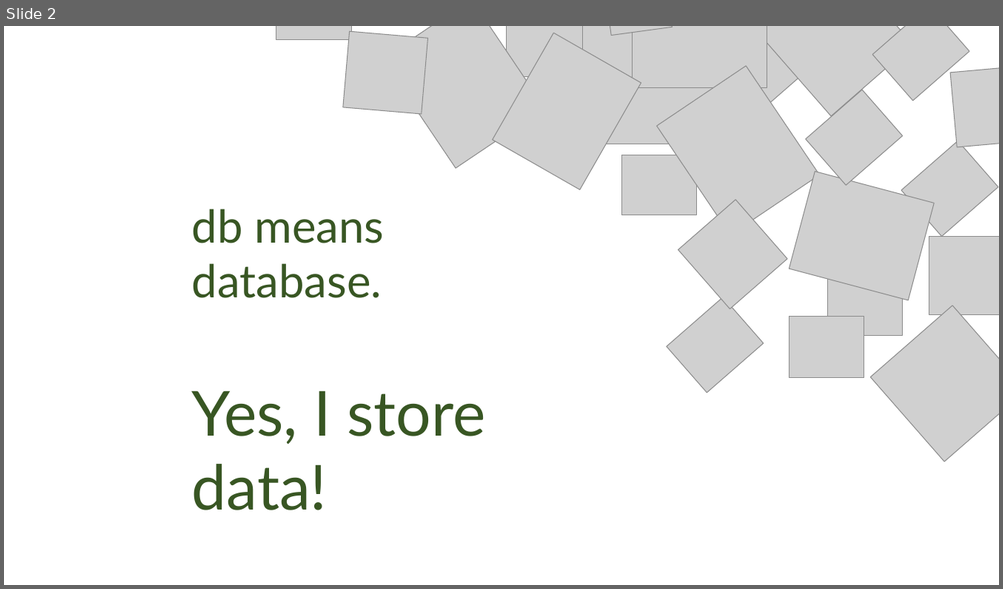
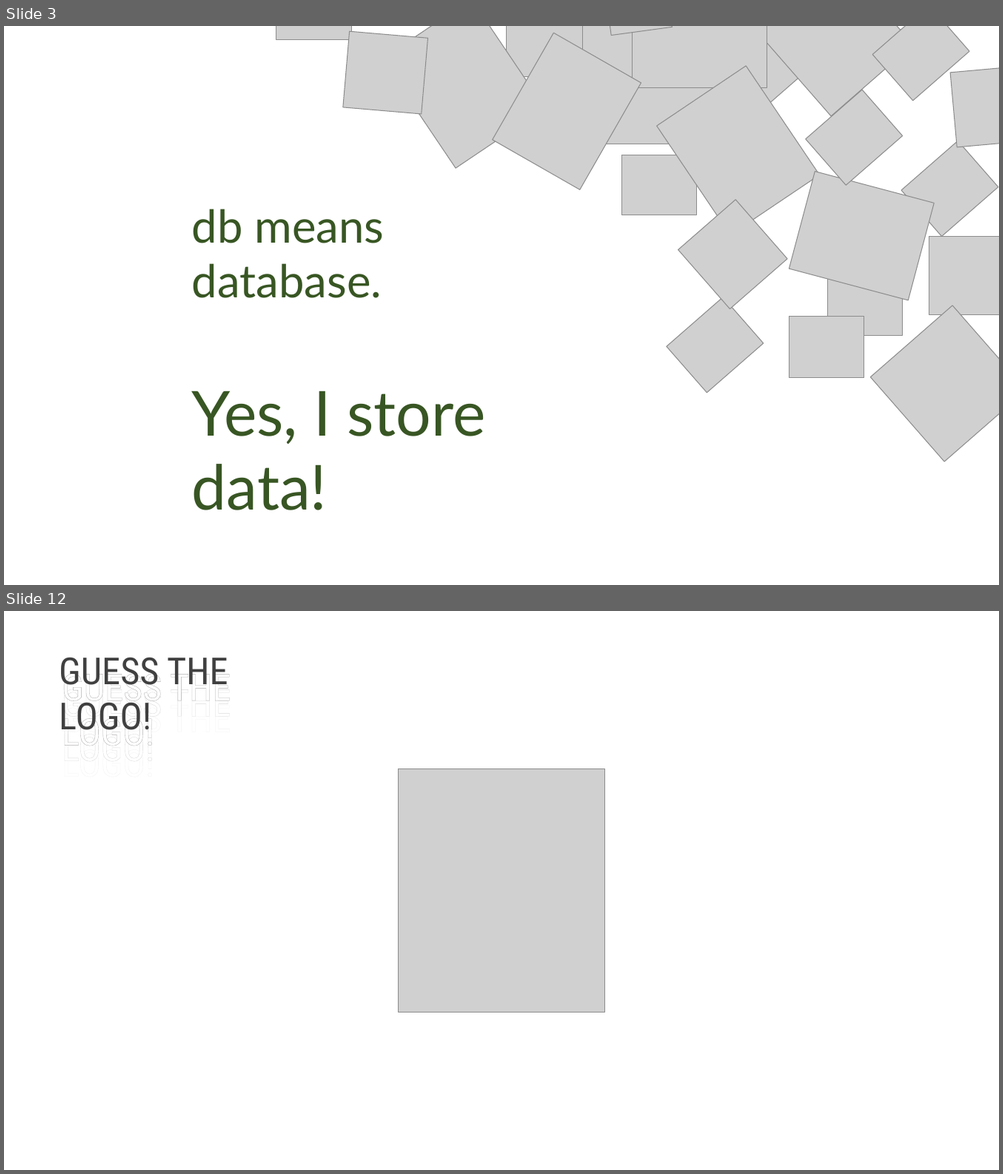
Before and after one commit to Lettush/OCC-MERN-Training, a slide deck: Leonida, Althani Miguel/Learning Materials/MongoDB.pptx. Shown one above the other, each under a label of ours: slide 2 before the commit, slides 3 and 12 after it; the slides between them are not shown. The pictures are 1003x589 and 1003x1174 pixels, drawn with LibreOffice and Linux fonts; fonts in the diff are those of the drawing; grey boxes stand for pictures; background and template pictures are left out. Boxes give left, top, right and bottom in pixels: in the first picture for what was removed or moved away, otherwise in the second. Text is boxed around its words. In the diff, an @@ line names an element or a change of style, - is before the commit and + after.

```diff
--- a/Leonida, Althani Miguel/Learning Materials/MongoDB.pptx
+++ b/Leonida, Althani Miguel/Learning Materials/MongoDB.pptx
@@ slide 12 added at bbox=[4, 611, 999, 1170], background #FFFFFF @@
@@ text added at bbox=[59, 657, 228, 746], 36 pt, text #404040 @@
+GUESS THE LOGO!
@@ text added at bbox=[62, 666, 231, 746], 36 pt, text #FFFFFF @@
+GUESS THE LOGO!
@@ text added at bbox=[59, 681, 231, 738], 36 pt, text #FFFFFF @@
+GUESS THE LOGO!
@@ text added at bbox=[62, 697, 231, 746], 36 pt, text #FFFFFF @@
+GUESS THE LOGO!
@@ picture added at bbox=[398, 769, 605, 1012] @@
@@ what was slide 2 is now slide 3 @@
```
Also in this commit, not shown: 4 slides changed, 9 other slides added, 2 slides removed.
